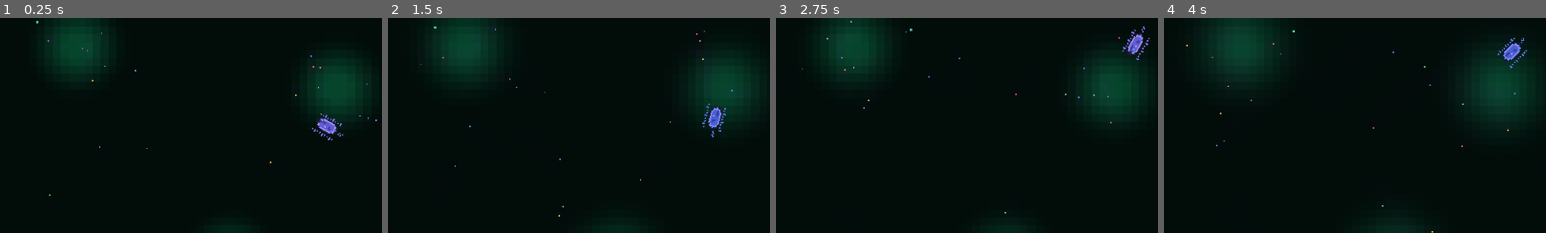
Above: before the commit, frames 1-4 (left to right).
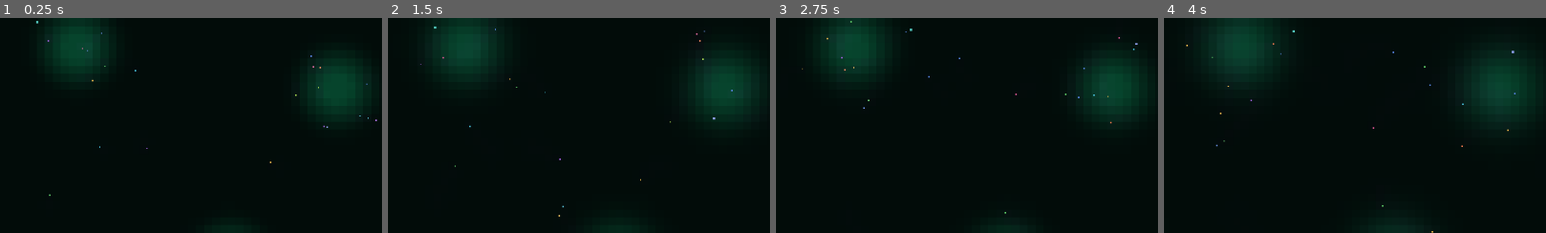
Above: after the commit, the same moments.

Repository: Rzbck/MicroC0re
Game: Godot game, scene res://src/app/main.tscn
Two runs of this game, one before a commit and one after it. Both use one fixed random seed, a clock stepped at 60 frames per second and the inputs below.
Inputs (mouse positions are % of the whole screen's width and height, from its top left):
- Up to frame 1 (0.25 s): no input
- Up to frame 2 (1.5 s): tap Enter at 0.5 s; move the mouse to (72, 45) at 0.52 s; hold D 0.53-1.25 s; tap F at 0.6 s; click (72, 45) at 0.67 s; tap Space at 0.77, 1.25 s; drag from (30, 55) to (45, 70) at 1.27 s
- Up to frame 3 (2.75 s): move the mouse to (60, 28) at 2.02 s; hold D from 2.03 s (still down); tap N at 2.1 s
- Up to frame 4 (4 s): release D at 2.75 s; drag from (45, 70) to (20, 35) at 2.77 s; move the mouse to (80, 65) at 3.52 s; hold A from 3.53 s (still down); tap 2 at 3.6 s; tap Space at 3.77 s
The pictures show only the part of the screen within x 38-88%, y 2-52%; the shares and areas given below are measured in that part.

The runs differ from the first frame. In frame 1, 0.4% of the frame differs, in the area x 81-90%, y 44-57%; in frame 2, 0.4%; in frame 3, 0.4%, in the area x 90-98%, y 3-20%; in frame 4, 0.4%.

Commit message:
fix: use overview-relative ciliate LOD threshold

Diff:
--- a/src/app/pixel_microscope.gd
+++ b/src/app/pixel_microscope.gd
@@ -432,7 +432,7 @@
 		if not visible_rect.has_point(position):
 			continue
 
-		if zoom_value < 0.55:
+		if zoom_value < _minimum_camera_zoom() * 1.16:
 			var marker_size: float = maxf(0.48, 1.35 / zoom_value)
 			draw_rect(
 				Rect2(
